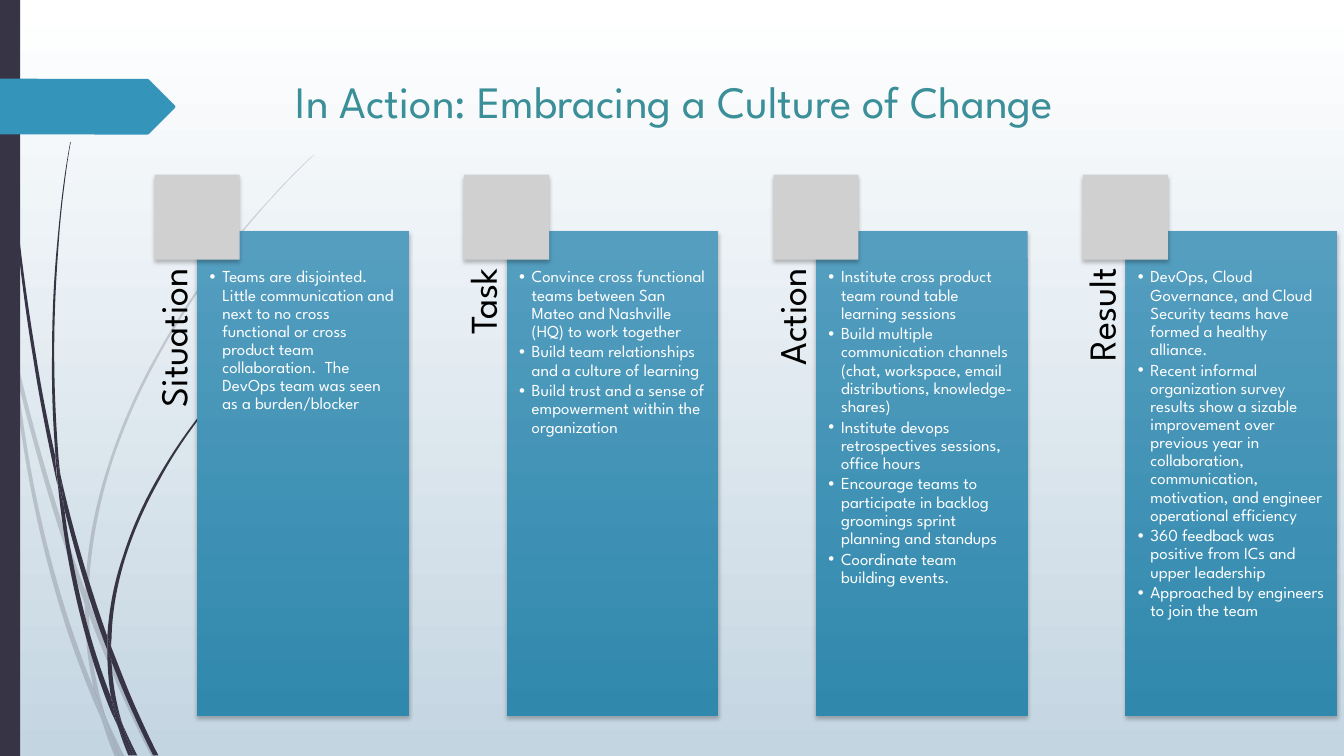
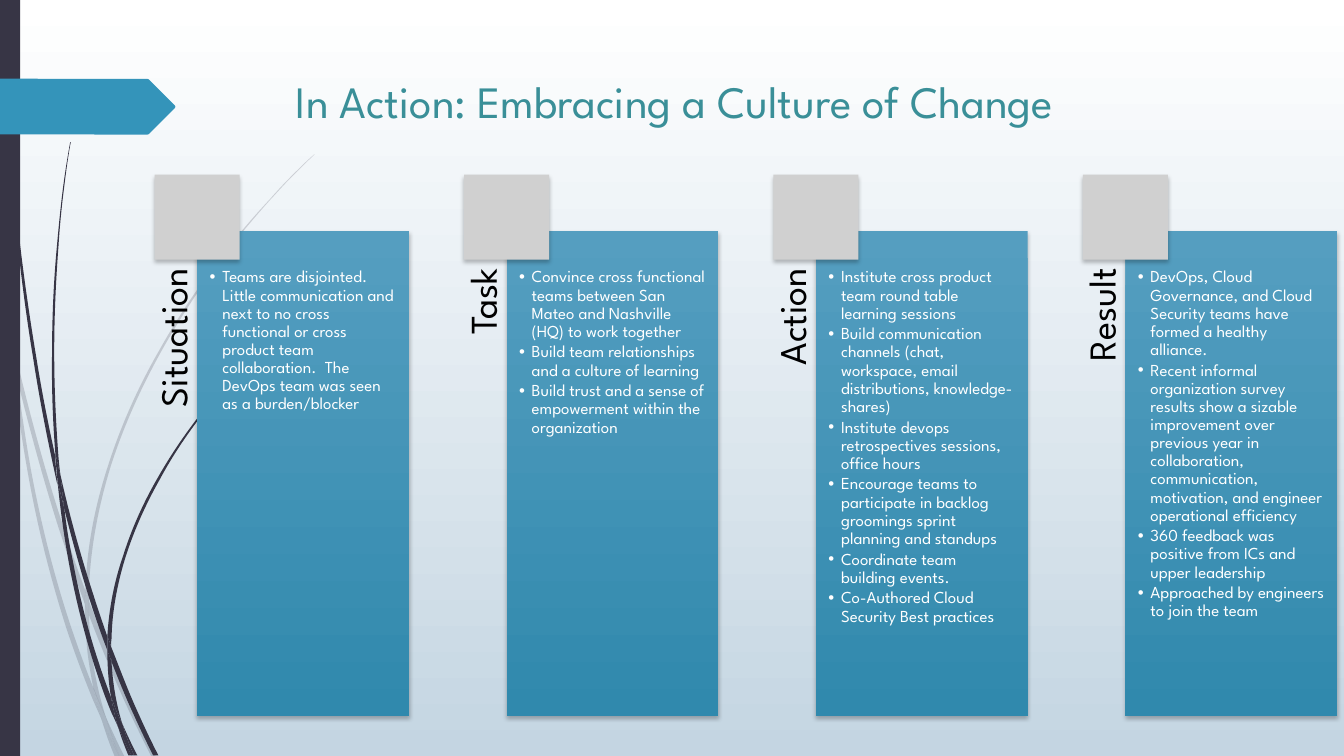
Before and after one commit to bbpraditkul/presentations, a slide deck: slide 6 of BPraditkul_Portfolio.pptx. Drawn at 1344x756 pixels with LibreOffice and Linux fonts; fonts in the diff are those of the drawing; grey boxes stand for pictures. Boxes give left, top, right and bottom in pixels: in the first picture for what was removed or moved away, otherwise in the second. Text is boxed around its words. In the diff, an @@ line names an element or a change of style, - is before the commit and + after.

Commit message:
added item for security

```diff
--- a/BPraditkul_Portfolio.pptx
+++ b/BPraditkul_Portfolio.pptx
@@ text at [841, 322, 1012, 415]: text changed @@
-  • Build multiple communication channels (chat, workspace, email distributions, knowledge-shares)
+  • Build communication channels (chat, workspace, email distributions, knowledge-shares)
@@ text at [841, 591, 994, 626]: paragraph added @@
+  • Co-Authored Cloud Security Best practices
```
